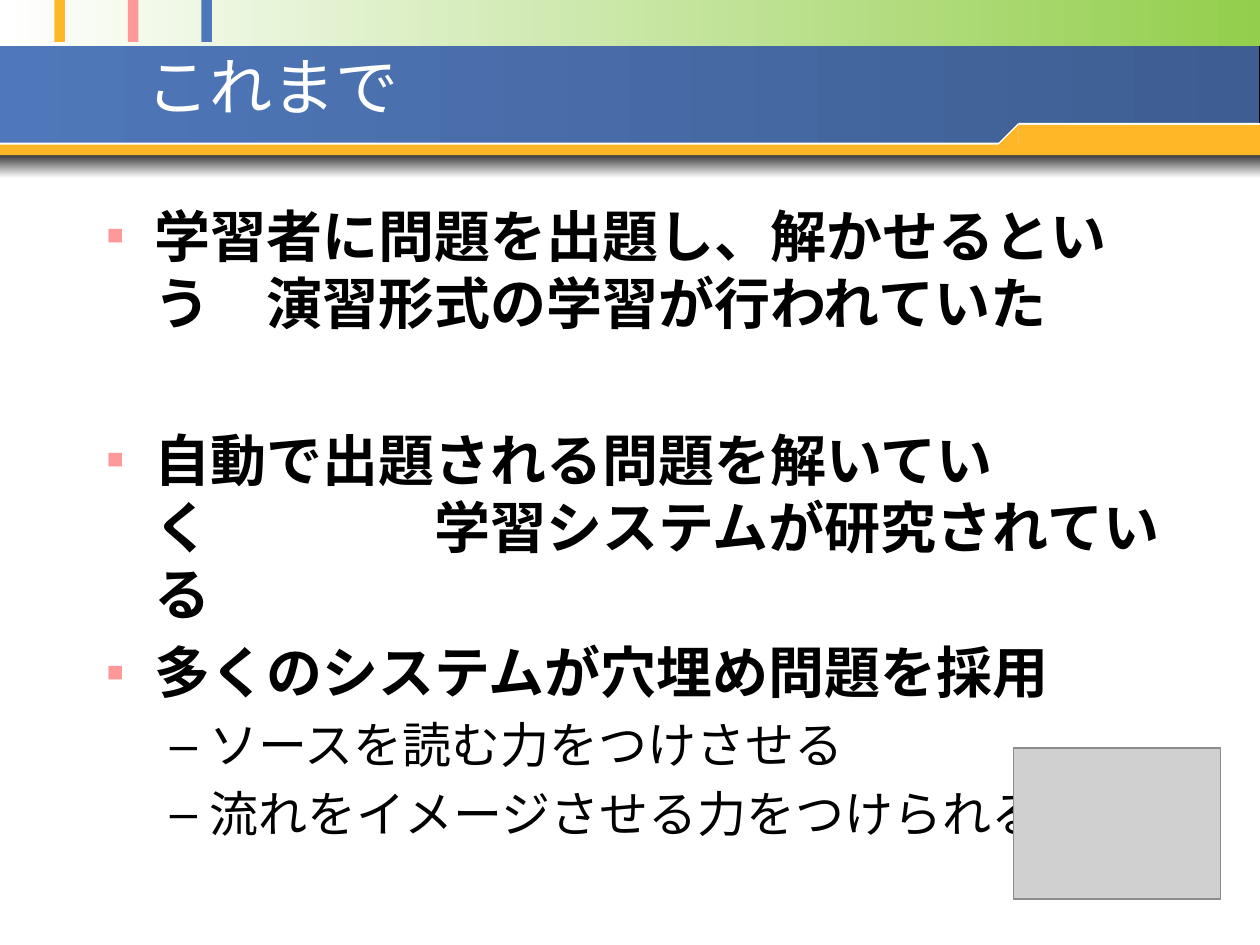
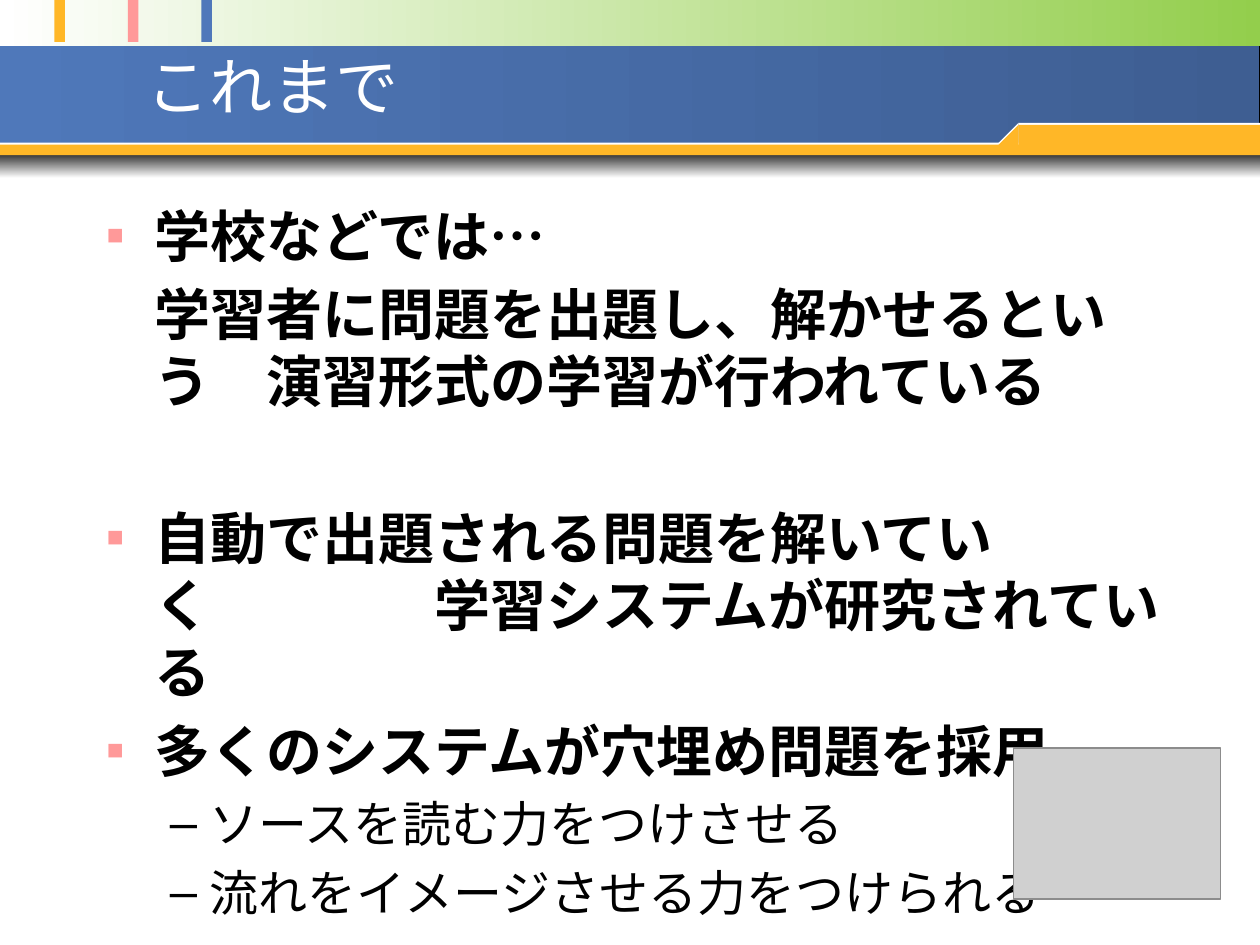
Before and after one commit to opu-yokotalab/learn-ari-thesis, a slide deck: slide 5 of pptx/20100127~発表資料1.pptx. Drawn at 1260x945 pixels with LibreOffice and Linux fonts; fonts in the diff are those of the drawing; grey boxes stand for pictures. Boxes give left, top, right and bottom in pixels: in the first picture for what was removed or moved away, otherwise in the second. Text is boxed around its words. In the diff, an @@ line names an element or a change of style, - is before the commit and + after.

```diff
--- a/pptx/20100127~発表資料1.pptx
+++ b/pptx/20100127~発表資料1.pptx
@@ text at bbox=[154, 209, 1106, 407]: text changed @@
-■ 学習者に問題を出題し、解かせるという 演習形式の学習が行われていた
+■ 学校などでは…
+学習者に問題を出題し、解かせるという 演習形式の学習が行われている
```
Also in this commit, not shown: 16 other slides changed, 1 slide added, 17 other files.
